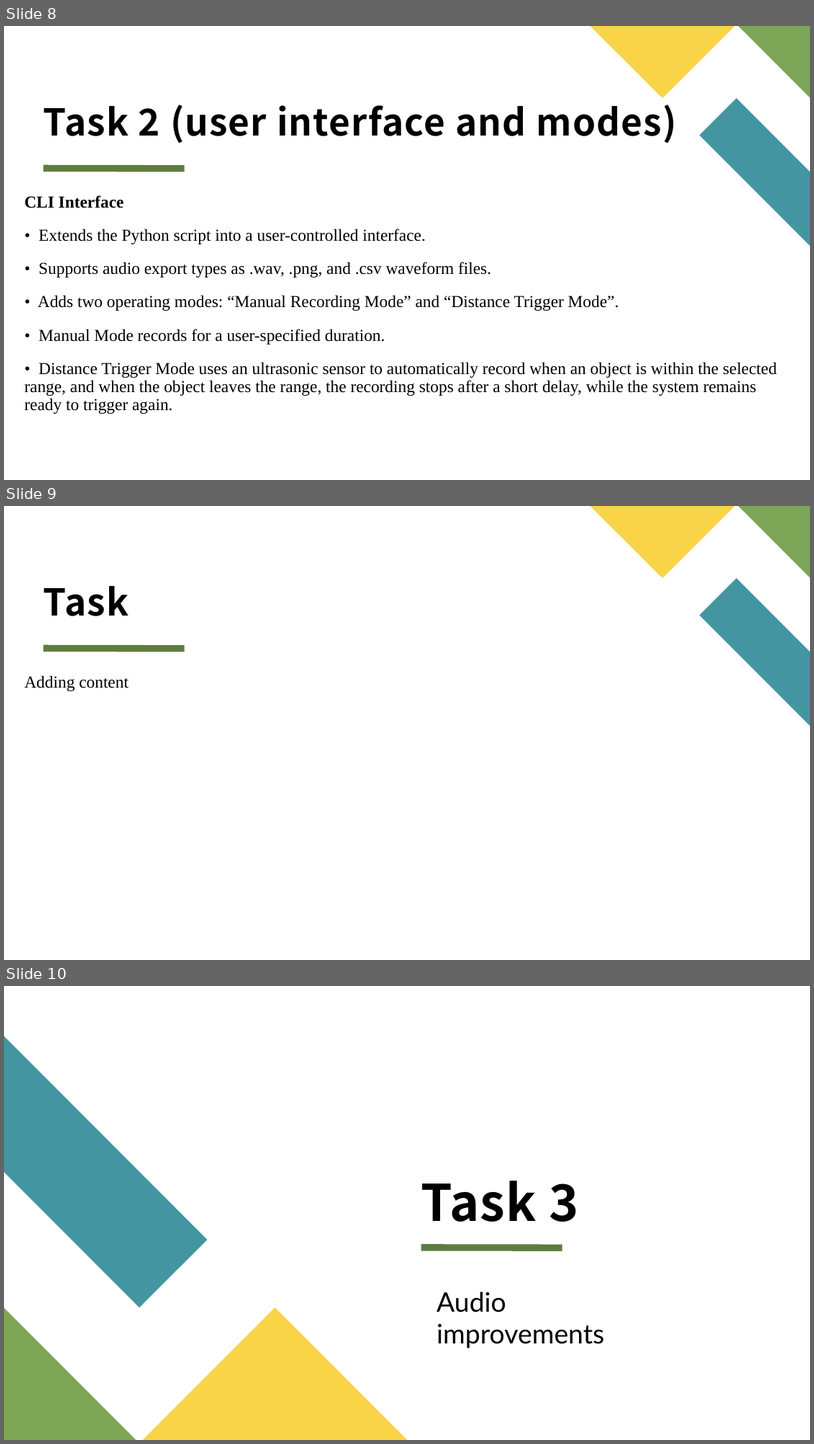
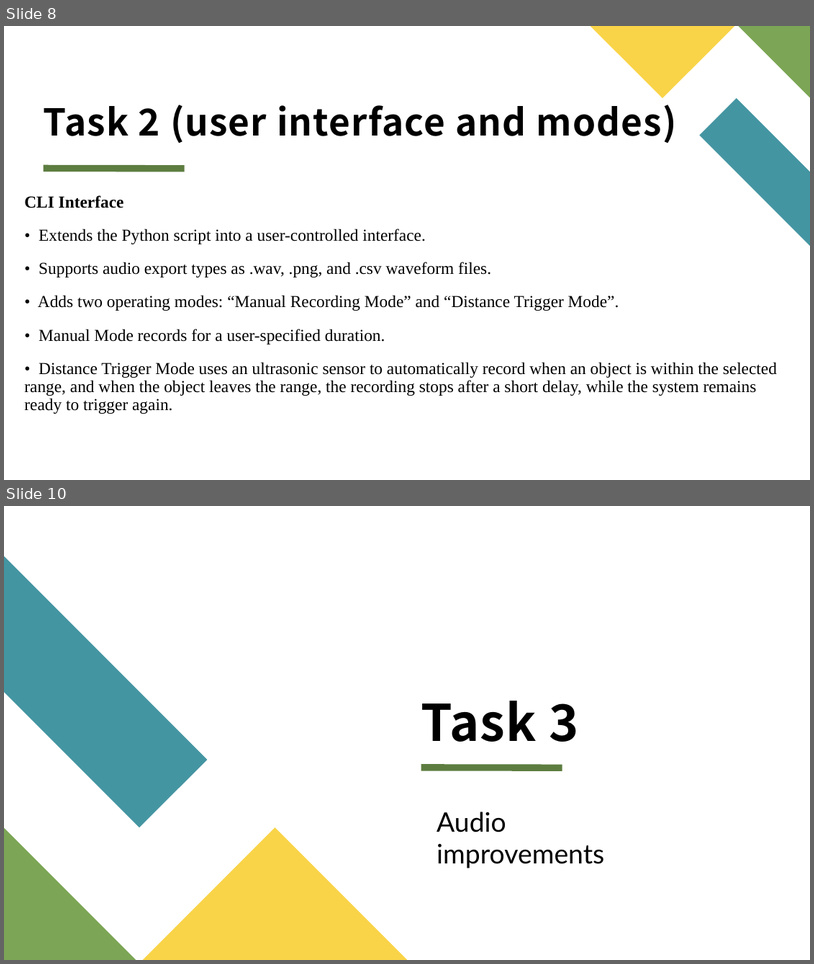
Before and after one commit to mooncakes0/ECE2071_project_F08, a slide deck: ECE2071_Project_F08_PPTslides.pptx. Shown one above the other, each under a label of ours: slides 8, 9 and 10 before the commit, slides 8 and 10 after it; the slides between them are not shown. The pictures are 814x1444 and 814x964 pixels, drawn with LibreOffice and Linux fonts; fonts in the diff are those of the drawing. Boxes give left, top, right and bottom in pixels: in the first picture for what was removed or moved away, otherwise in the second. Text is boxed around its words. In the diff, an @@ line names an element or a change of style, - is before the commit and + after.

```diff
--- a/ECE2071_Project_F08_PPTslides.pptx
+++ b/ECE2071_Project_F08_PPTslides.pptx
@@ slide 9 removed at bbox=[4, 506, 810, 960], background #FFFFFF; not listed: 4 template elements that a slide beside it also shows @@
@@ title removed at bbox=[44, 586, 129, 616] @@
-Task
@@ text removed at bbox=[24, 675, 129, 691] @@
-Adding content
```
Also in this commit, not shown: 1 slide added.
